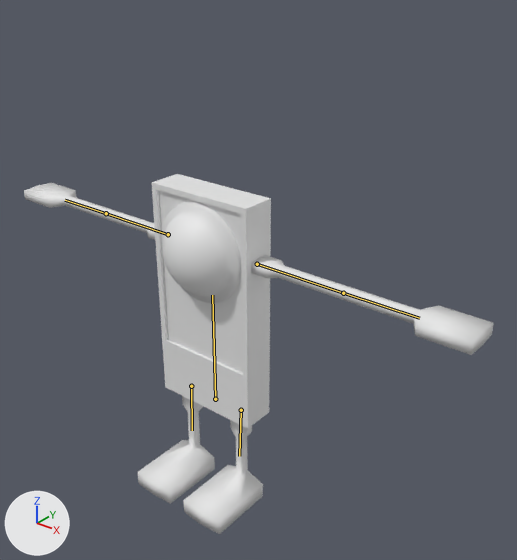
Two versions of the FBX model Assets/Models/Hax-bot6.fbx, one commit apart.
Before and after are seen from a 50 mm camera at (3.69, -3.99, 4.72) aimed at (0.21, 0.36, 2.02). Every picture has the same lights, and +X, +Y and +Z are marked at lower left. The bones that change are drawn over the model as lines.

Names of what the first picture shows: 'Arm.L', 'Arm.R', 'Bot', 'Leg.L', 'Leg.R'.
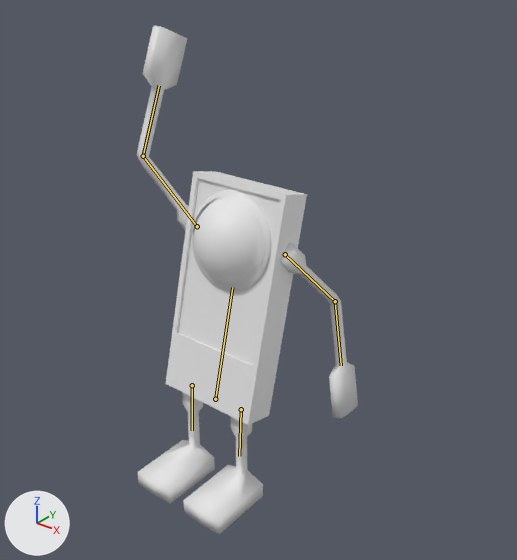
The newer file adds an action. The first version stands in its rest pose; the second is drawn at frame 11 of the action 'Armature|Win'.

Location of each change, (x1, y1, x2, y2) in pixels of the pictures (517 x 560 px):
```json
{"object": "Bot", "change": "posed", "before": [152, 174, 271, 429], "after": [166, 171, 307, 425], "on screen": "18% wider"}
{"object": "Arm.L", "change": "posed", "before": [251, 255, 494, 355], "after": [279, 242, 358, 418], "on screen": "67% narrower, 75% taller"}
{"object": "Arm.R", "change": "posed", "before": [24, 183, 155, 240], "after": [137, 26, 189, 231]}
{"bone": "Spine", "before": "(215, 399) to (212, 295)", "after": "(215, 399) to (232, 287)"}
{"bone": "UArm.L", "before": "(257, 264) to (343, 293)", "after": "(285, 254) to (335, 301)"}
{"bone": "FArm.L", "before": "(343, 293) to (419, 318)", "after": "(335, 301) to (341, 365)"}
{"bone": "Thigh.L", "before": "(241, 410) to (239, 456)", "after": "(241, 409) to (239, 456)"}
{"bone": "UArm.R", "before": "(168, 234) to (106, 213)", "after": "(197, 226) to (143, 156)"}
{"bone": "FArm.R", "before": "(106, 213) to (65, 200)", "after": "(143, 156) to (159, 85)"}
{"bone": "Thigh.R", "before": "(191, 386) to (192, 430)", "after": "(192, 385) to (192, 430)"}
```

The change, as JSON lines over the scene's bpy script:
```json
{"block": "bone_spine", "where": "bone_spine = bpy.data.objects['Armature'].pose.bones['Spine']  # child of 'Root'"}
{"op": "set", "path": "bone_spine.rotation_quaternion", "old": "(1.0, 0.0, 0.0, 0.0)", "new": "(0.992, -0.123, 0.0, 0.0)", "note": "degrees (0, 0, 0) -> degrees (-14, 0, 0)"}
{"block": "bone_uarm_l", "where": "bone_uarm_l = bpy.data.objects['Armature'].pose.bones['UArm.L']  # child of 'Spine'"}
{"op": "set", "path": "bone_uarm_l.rotation_quaternion", "old": "(1.0, 0.0, 0.0, 0.0)", "new": "(0.688, -0.275, 0.378, -0.555)", "note": "degrees (0, 0, 0) -> degrees (-55, 12, -84)"}
{"block": "bone_farm_l", "where": "bone_farm_l = bpy.data.objects['Armature'].pose.bones['FArm.L']  # child of 'UArm.L'"}
{"op": "set", "path": "bone_farm_l.rotation_quaternion", "old": "(1.0, 0.0, 0.0, 0.0)", "new": "(0.906, 0.0, -0.145, -0.397)", "note": "degrees (0, 0, 0) -> degrees (7, -15, -48)"}
{"block": "bone_thigh_l", "where": "bone_thigh_l = bpy.data.objects['Armature'].pose.bones['Thigh.L']  # child of 'Spine'"}
{"op": "set", "path": "bone_thigh_l.rotation_quaternion", "old": "(1.0, 0.0, 0.0, 0.0)", "new": "(0.993, 0.0, -0.002, -0.117)", "note": "degrees (0, 0, 0) -> degrees (0, 0, -13)"}
{"block": "bone_uarm_r", "where": "bone_uarm_r = bpy.data.objects['Armature'].pose.bones['UArm.R']  # child of 'Spine'"}
{"op": "set", "path": "bone_uarm_r.rotation_quaternion", "old": "(1.0, 0.0, 0.0, 0.0)", "new": "(0.341, 0.543, 0.753, 0.15)", "note": "degrees (0, 0, 0) -> degrees (140, 20, 101)"}
{"block": "bone_farm_r", "where": "bone_farm_r = bpy.data.objects['Armature'].pose.bones['FArm.R']  # child of 'UArm.R'"}
{"op": "set", "path": "bone_farm_r.rotation_quaternion", "old": "(1.0, 0.0, 0.0, 0.0)", "new": "(0.889, -0.141, 0.14, 0.413)", "note": "degrees (0, 0, 0) -> degrees (-8, 21, 48)"}
{"block": "bone_thigh_r", "where": "bone_thigh_r = bpy.data.objects['Armature'].pose.bones['Thigh.R']  # child of 'Spine'"}
{"op": "set", "path": "bone_thigh_r.rotation_quaternion", "old": "(1.0, 0.0, 0.0, 0.0)", "new": "(0.993, 0.0, 0.002, 0.117)", "note": "degrees (0, 0, 0) -> degrees (0, 0, 13)"}
```
